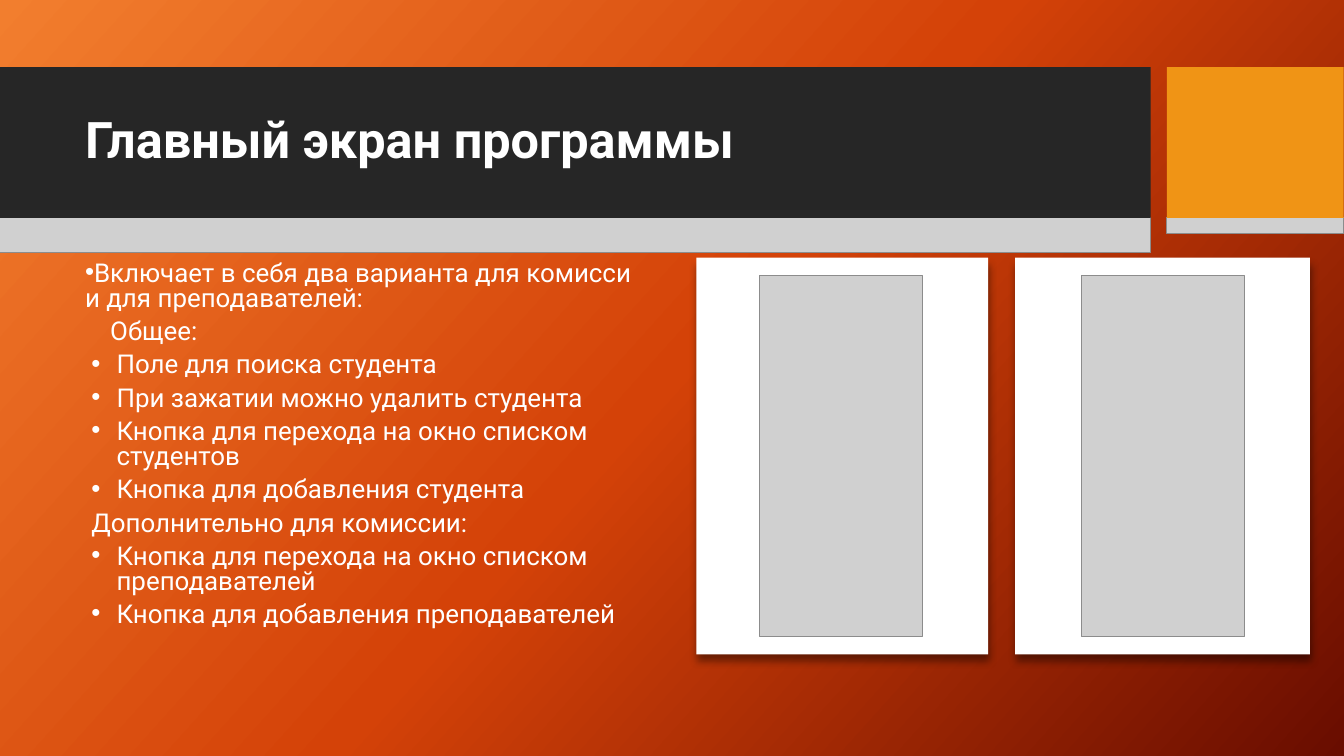
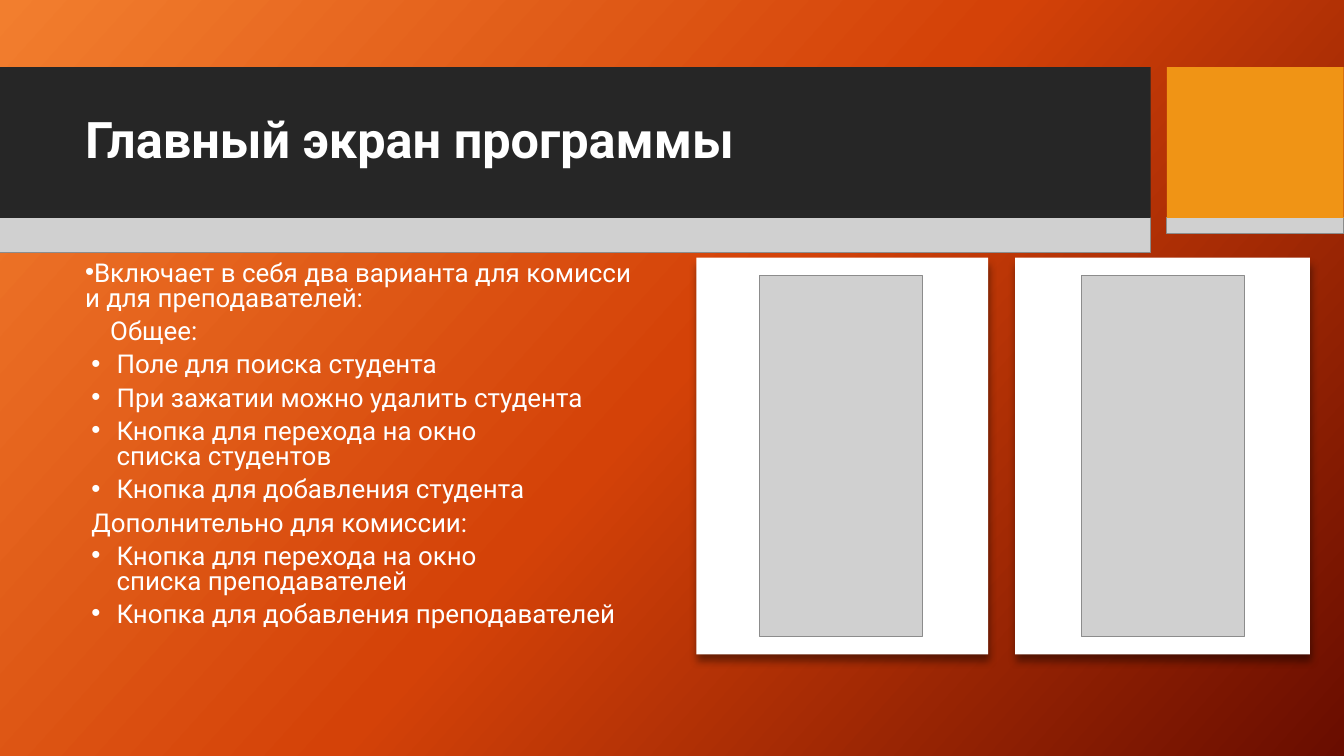
Before and after one commit to GRIZZLY1111/UP_7, a slide deck: slide 7 of Презентация_Up_7.pptx. Drawn at 1344x756 pixels with LibreOffice and Linux fonts; fonts in the diff are those of the drawing; grey boxes stand for pictures; background and template pictures are left out. Boxes give left, top, right and bottom in pixels: in the first picture for what was removed or moved away, otherwise in the second. Text is boxed around its words. In the diff, an @@ line names an element or a change of style, - is before the commit and + after.

```diff
--- a/Презентация_Up_7.pptx
+++ b/Презентация_Up_7.pptx
@@ text at (117,421,476,471): text changed @@
-• Кнопка для перехода на окно списком студентов
+• Кнопка для перехода на окно списка студентов
@@ text at (117,546,476,596): text changed @@
-• Кнопка для перехода на окно списком преподавателей
+• Кнопка для перехода на окно списка преподавателей
```
Also in this commit, not shown: 5 other slides changed.
